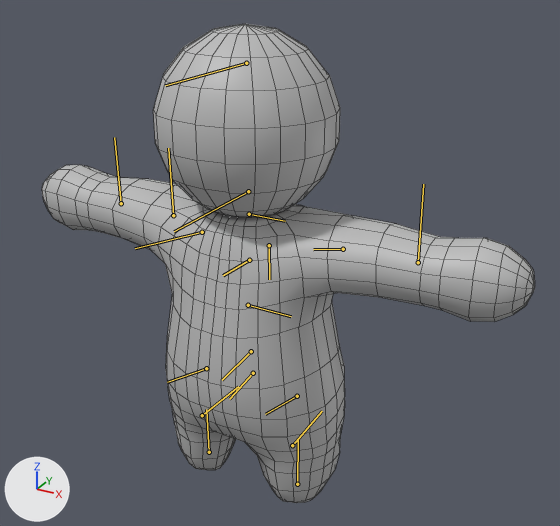
What one commit did to the FBX model Assets/Art/Animations/Zombie/ZombiePose.fbx.
Both versions are drawn from a 50 mm lens placed at (-0.0345, -0.0485, 0.0463), pointed at (-0.0614, 0.0004, 0.0219). The axes (+X, +Y, +Z) are drawn at lower left. The lights are the same throughout. The first picture is the older version. The bones that change, and the others that lie on the model, are drawn over the model as lines. Mesh edges are drawn as thin lines.

In view in the first picture: 'FEUDCharacter'.
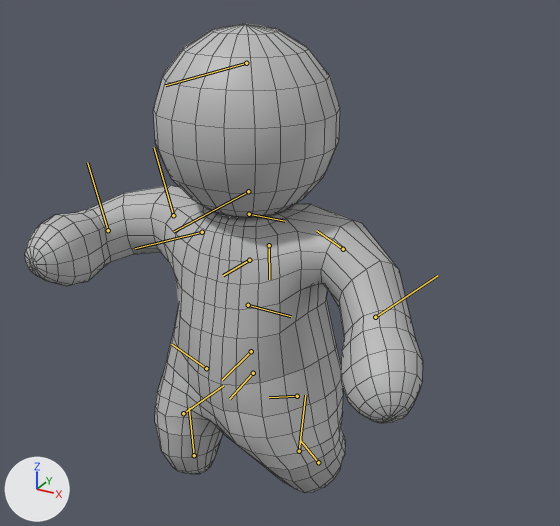
The newer file adds an action. The first version stands in its rest pose; the second is drawn at frame 2 of the action 'Take 001'.

Location of each change, (x1, y1, x2, y2) in pixels of the pictures (560 x 526 px):
'FEUDCharacter', posed (19% narrower): before (42, 24, 535, 503); after (24, 24, 423, 493)
bone 'R_Shoulder_J', root to tip: before (173, 215) to (168, 148); after (173, 215) to (154, 147)
bone 'R_Elbow_J', root to tip: before (121, 203) to (114, 137); after (108, 230) to (87, 162)
bone 'L_Shoulder_J', root to tip: before (343, 249) to (313, 249); after (343, 249) to (316, 230)
bone 'L_Elbow_J', root to tip: before (418, 262) to (423, 184); after (375, 317) to (438, 275)
bone 'L_UpperLeg_J', root to tip: before (297, 396) to (265, 414); after (297, 396) to (269, 397)
bone 'L_Knee_J', root to tip: before (292, 445) to (322, 411); after (299, 451) to (305, 395)
bone 'R_UpperLeg_J', root to tip: before (206, 368) to (167, 382); after (206, 368) to (171, 344)
bone 'R_Knee_J', root to tip: before (202, 415) to (238, 386); after (183, 413) to (223, 385)

What the commit changed:
Bone 'R_Shoulder_J' (bone_r_shoulder_j) turns from (0, 0, 0) to (1, 29, -16) degrees about its own x, y and z.
Bone 'R_Elbow_J' (bone_r_elbow_j) turns from (0, 0, 0) to (0, 60, 0) degrees about its own x, y and z.
Bone 'L_Shoulder_J' (bone_l_shoulder_j) turns from (0, 0, 0) to (-20, -49, 16) degrees about its own x, y and z.
Bone 'L_Elbow_J' (bone_l_elbow_j) turns from (0, 0, 0) to (0, -24, 0) degrees about its own x, y and z.
Bone 'L_UpperLeg_J' (bone_l_upperleg_j) turns from (0, 0, 0) to (-1, 19, 18) degrees about its own x, y and z.
Bone 'L_Knee_J' (bone_l_knee_j) turns from (0, 0, 0) to (0, 7, 53) degrees about its own x, y and z.
Bone 'R_UpperLeg_J' (bone_r_upperleg_j) turns from (0, 0, 0) to (15, 9, 42) degrees about its own x, y and z.
Bone 'R_Knee_J' (bone_r_knee_j) turns from (0, 0, 0) to (2, 10, 38) degrees about its own x, y and z.
